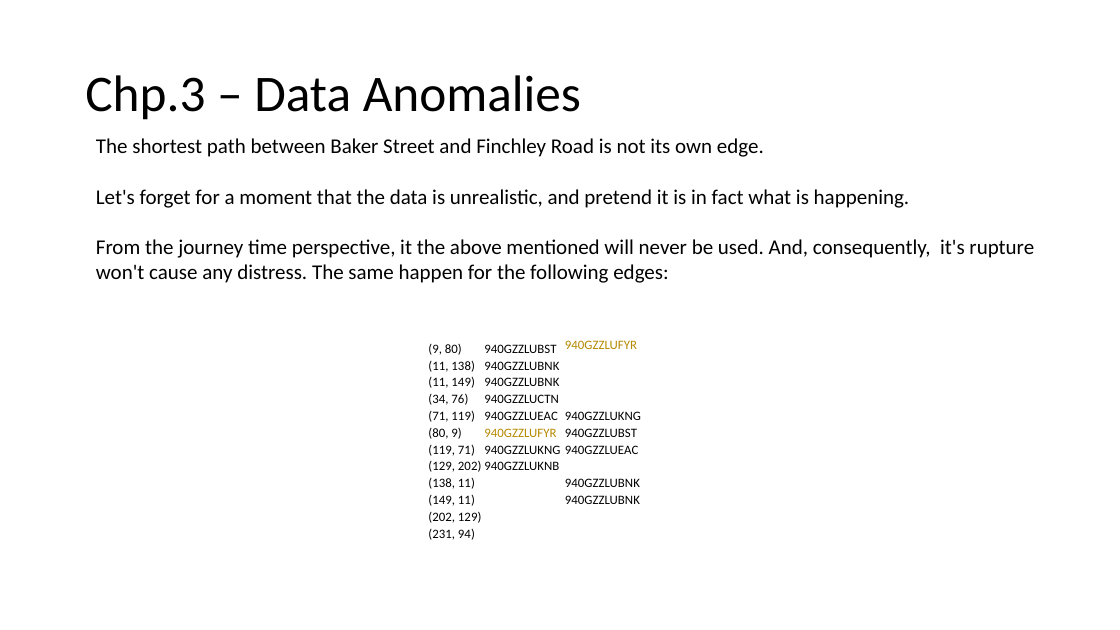
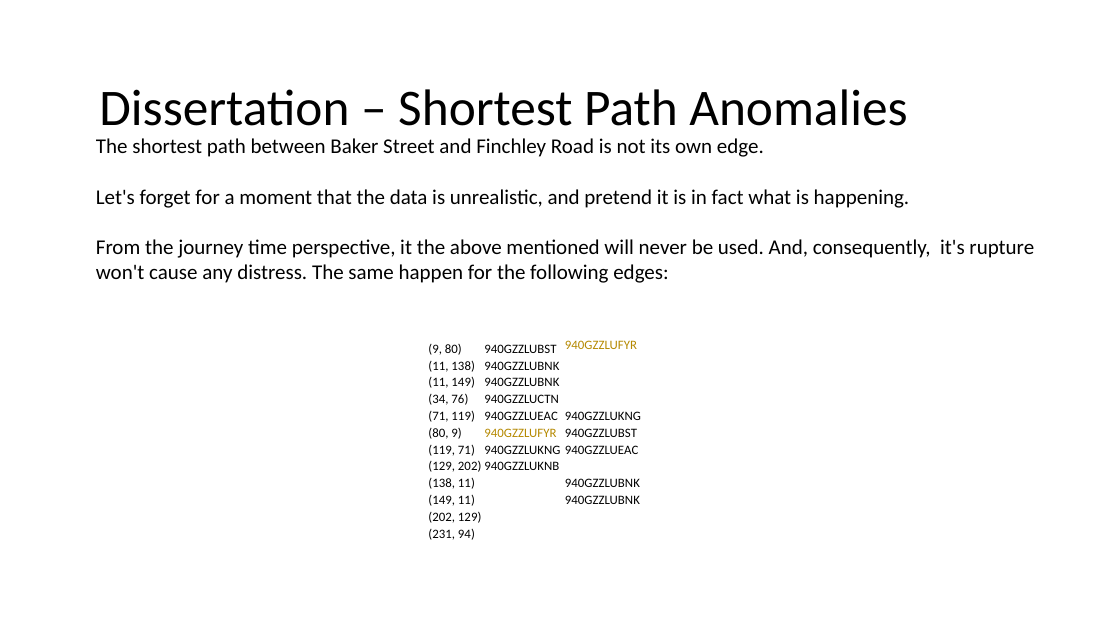
Before and after one commit to Breno-st/big-cities-transport, a slide deck: slide 27 of 11.Presenttaions/big-cities-transport.pptx (slide 11 before the commit). Drawn at 1120x630 pixels with LibreOffice and Linux fonts; fonts in the diff are those of the drawing. Boxes give left, top, right and bottom in pixels: in the first picture for what was removed or moved away, otherwise in the second. Text is boxed around its words. In the diff, an @@ line names an element or a change of style, - is before the commit and + after.

```diff
--- a/11.Presenttaions/big-cities-transport.pptx
+++ b/11.Presenttaions/big-cities-transport.pptx
@@ title removed at (85,75,581,120) @@
-Chp.3 – Data Anomalies
@@ text added at (99,89,907,126), 44 pt, text #000000 @@
+Dissertation – Shortest Path Anomalies
```
Also in this commit, not shown: 9 other slides changed, 3 slides added, 2 slides removed, 52 other files.
